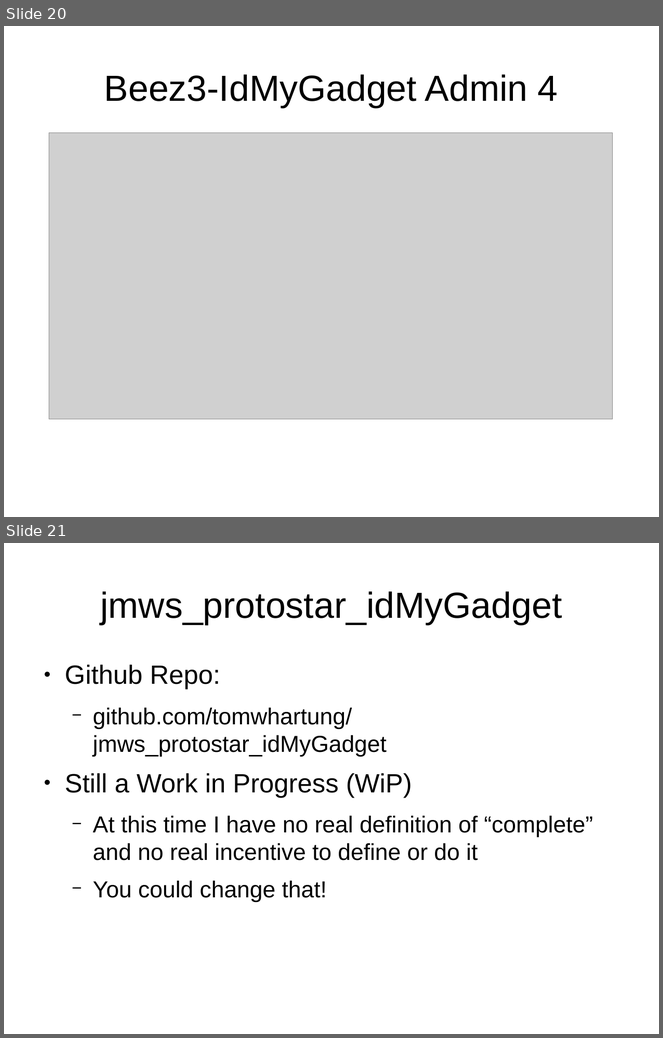
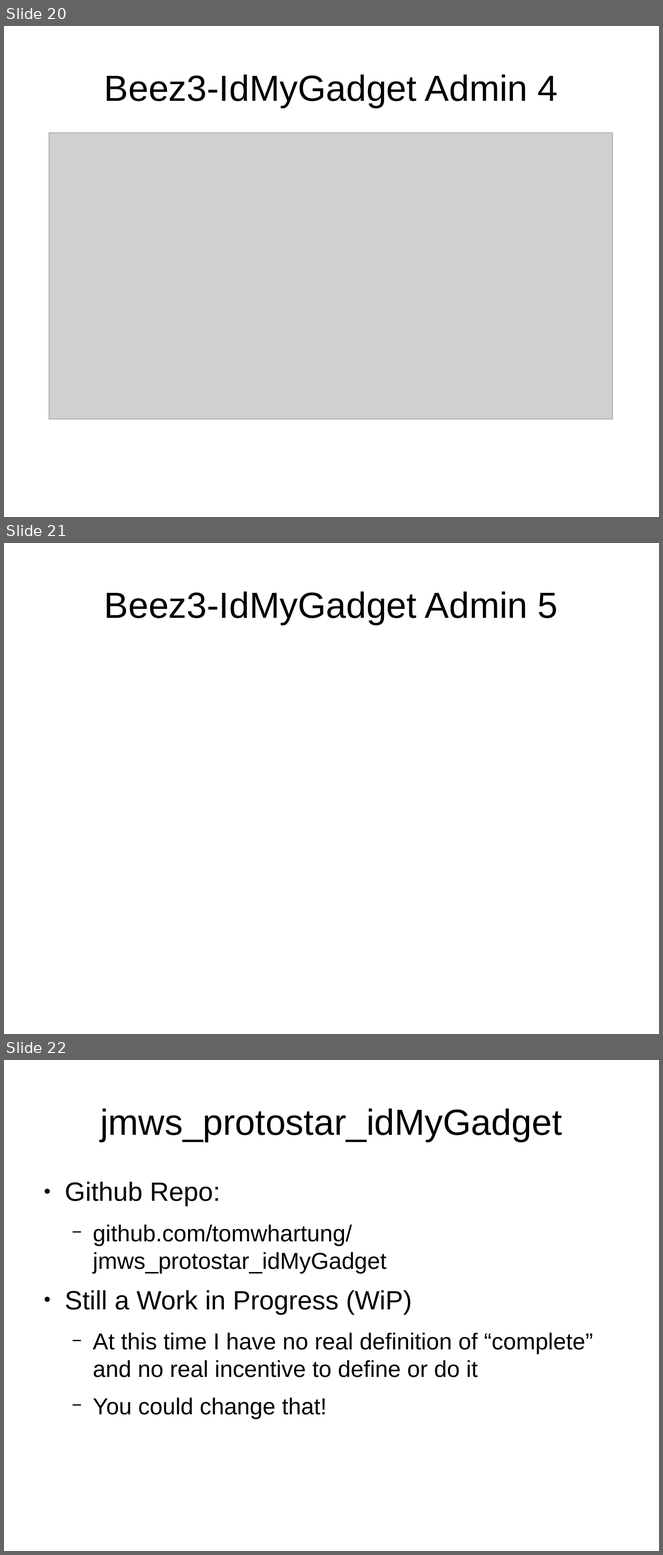
Before and after one commit to tomwhartung/jmws_accoutrements, a slide deck: presentations/2015_09-Joomla/Device_Detection-In_Protostar_and_Beez3.odp. Shown one above the other, each under a label of ours: slides 20 and 21 before the commit, slides 20, 21 and 22 after it. The pictures are 663x1038 and 663x1555 pixels, drawn with LibreOffice and Linux fonts; fonts in the diff are those of the drawing; grey boxes stand for pictures. Boxes give left, top, right and bottom in pixels: in the first picture for what was removed or moved away, otherwise in the second. Text is boxed around its words. In the diff, an @@ line names an element or a change of style, - is before the commit and + after.

Commit message:
Added images of the IdMyGadget tab for the protostar-idMyGadget and protostar-tomh-idMyGadget templates.

```diff
--- a/presentations/2015_09-Joomla/Device_Detection-In_Protostar_and_Beez3.odp
+++ b/presentations/2015_09-Joomla/Device_Detection-In_Protostar_and_Beez3.odp
@@ slide 21 added at bbox=[4, 543, 659, 1034], background #FFFFFF @@
@@ title added at bbox=[104, 591, 558, 625], 44 pt, text #000000 @@
+Beez3-IdMyGadget Admin 5
@@ what was slide 21 is now slide 22 @@
```
Also in this commit, not shown: 4 other slides added, 2 slides removed, 4 other files.
